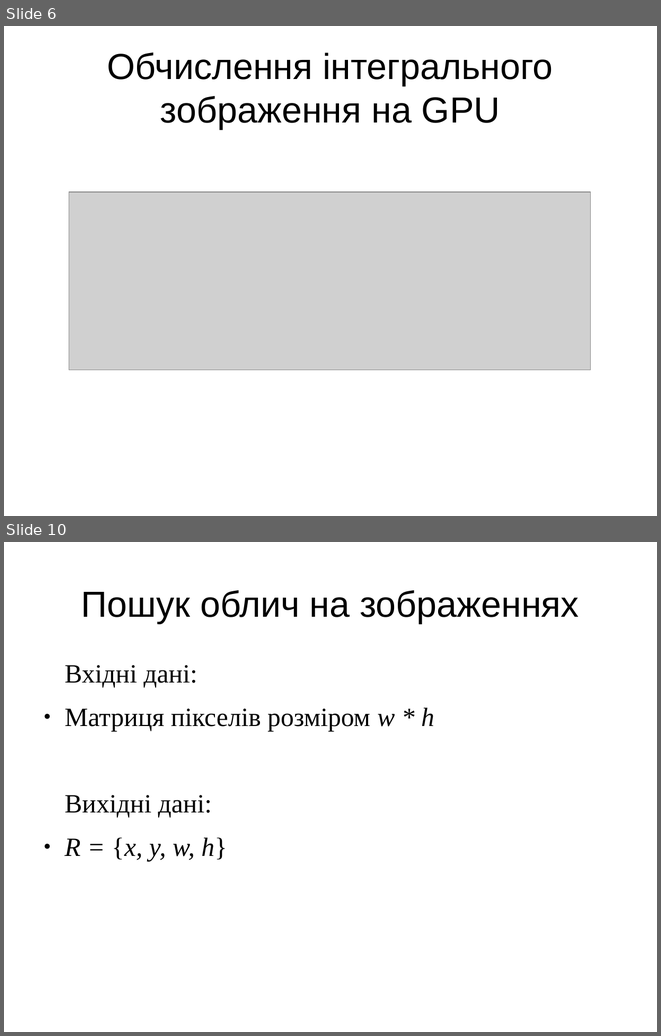
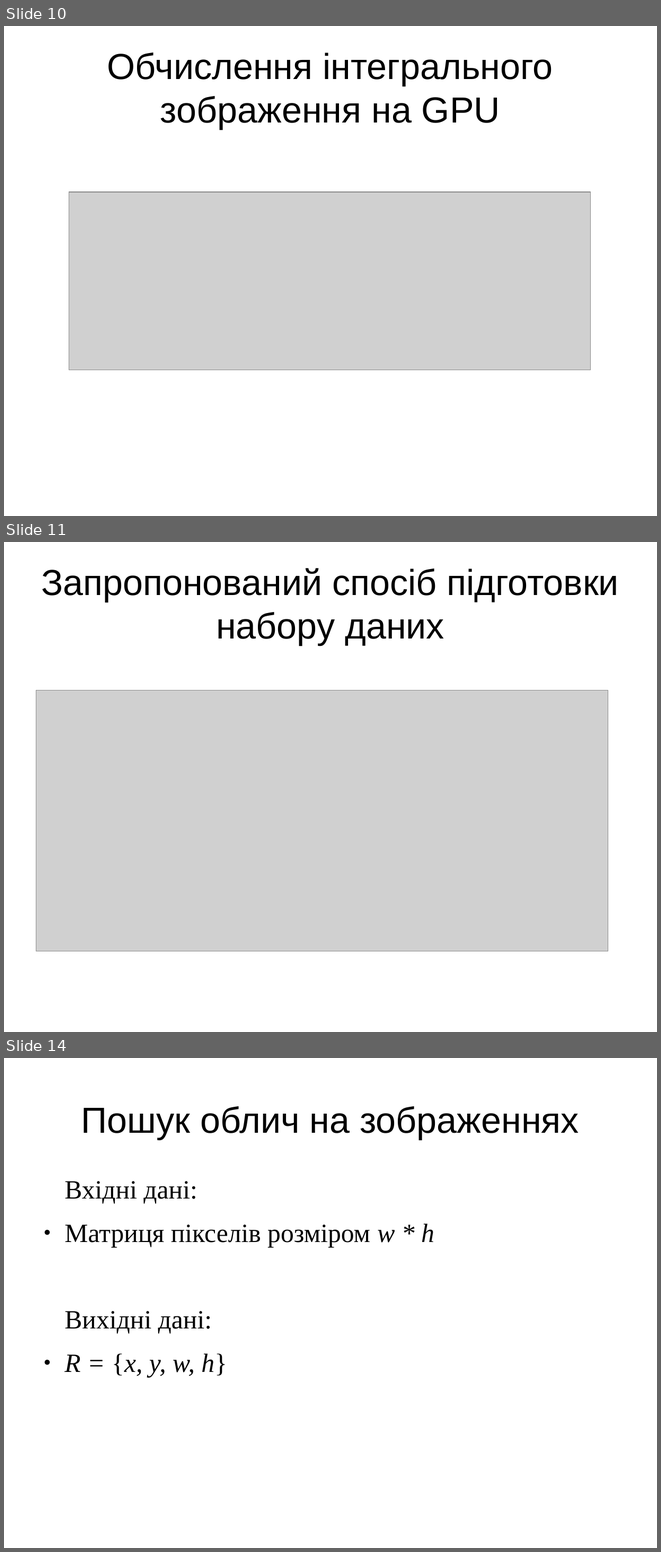
Before and after one commit to FaceDetect/gpu-face-detection, a slide deck: doc/presentation.odp. Shown one above the other, each under a label of ours: slides 6 and 10 before the commit, slides 10, 11 and 14 after it; the slides between them are not shown. The pictures are 661x1036 and 661x1552 pixels, drawn with LibreOffice and Linux fonts; fonts in the diff are those of the drawing; grey boxes stand for pictures. Boxes give left, top, right and bottom in pixels: in the first picture for what was removed or moved away, otherwise in the second. Text is boxed around its words. In the diff, an @@ line names an element or a change of style, - is before the commit and + after.

```diff
--- a/doc/presentation.odp
+++ b/doc/presentation.odp
@@ slide 11 added at [4, 542, 657, 1032], background #FFFFFF @@
@@ title added at [41, 568, 619, 645], 44 pt, text #000000 @@
+Запропонований спосіб підготовки набору даних
@@ picture added at [36, 690, 608, 951] @@
@@ what was slide 6 is now slide 10 @@
@@ what was slide 10 is now slide 14 @@
```
Also in this commit, not shown: 2 slides changed, 6 other slides added.
